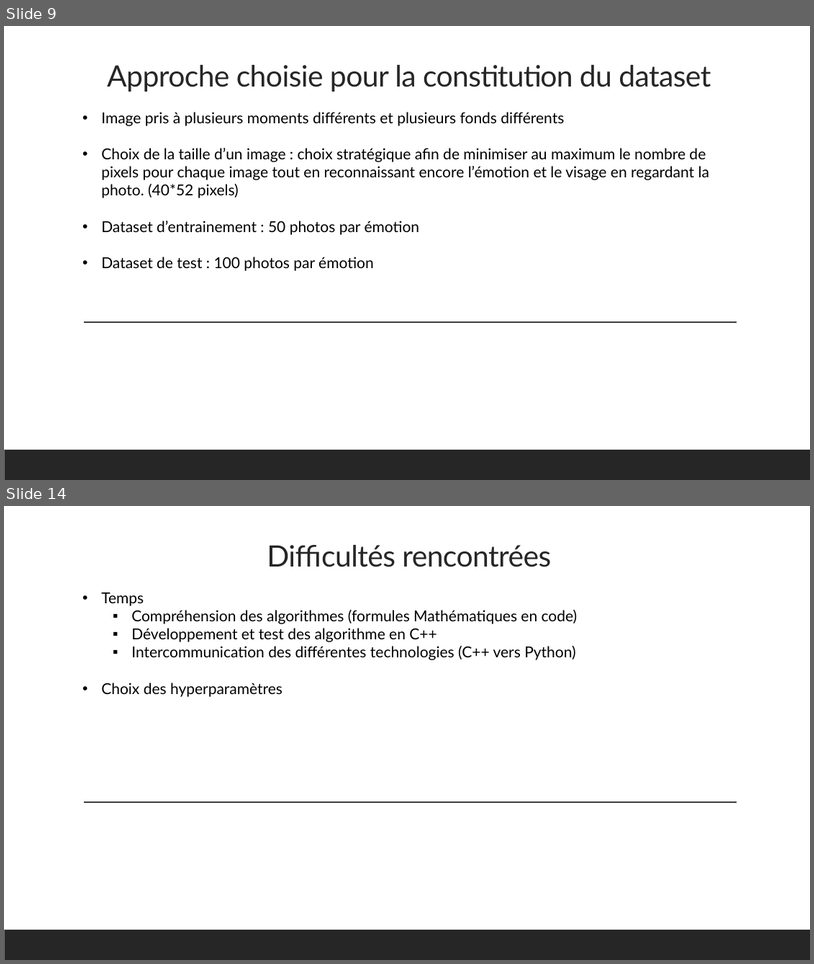
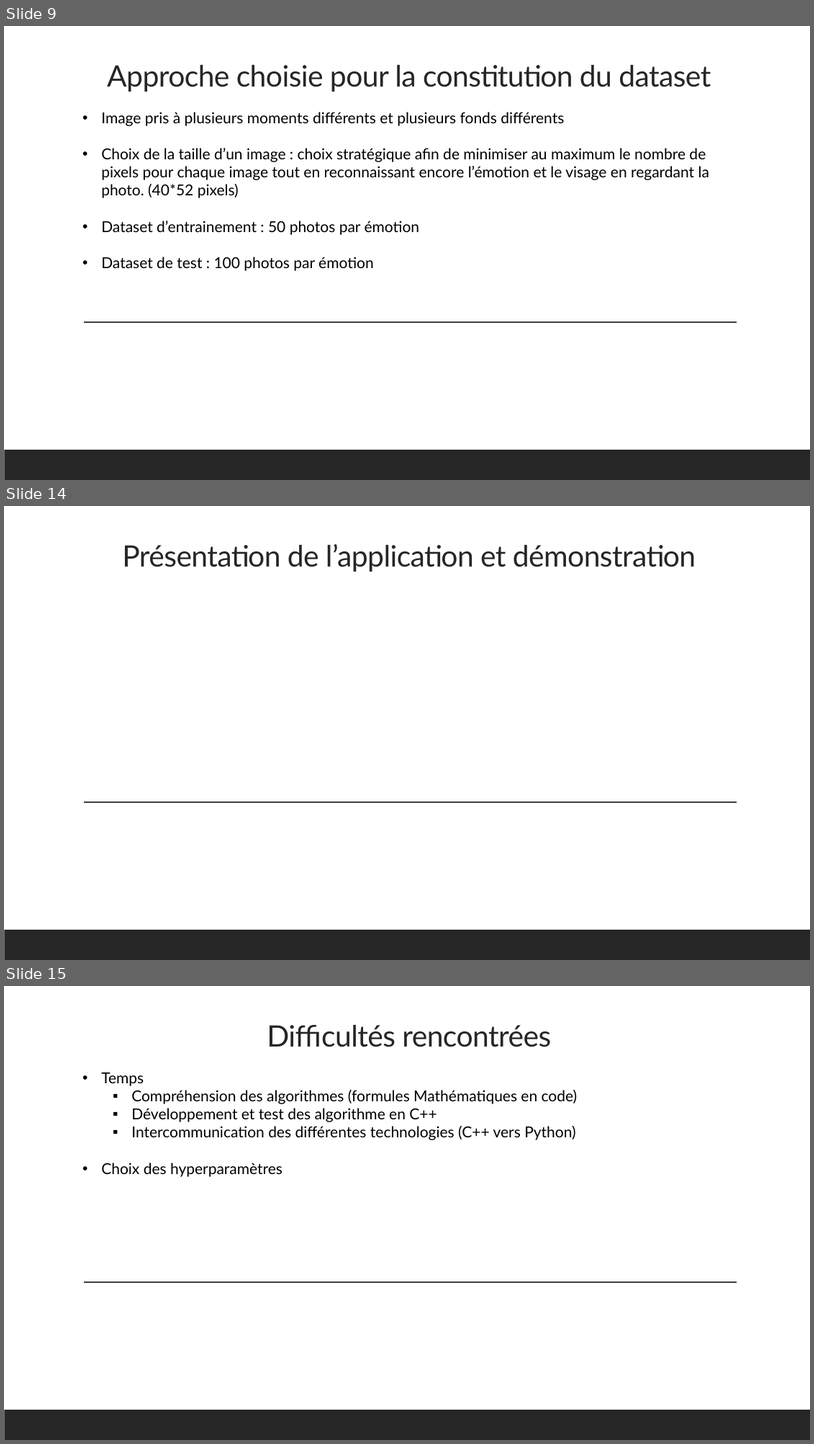
Before and after one commit to LemurdurerC/Projet_annuel, a slide deck: Docs/Slides/PA_Presentation.pptx. Shown one above the other, each under a label of ours: slides 9 and 14 before the commit, slides 9, 14 and 15 after it; the slides between them are not shown. The pictures are 814x964 and 814x1444 pixels, drawn with LibreOffice and Linux fonts; fonts in the diff are those of the drawing. Boxes give left, top, right and bottom in pixels: in the first picture for what was removed or moved away, otherwise in the second. Text is boxed around its words. In the diff, an @@ line names an element or a change of style, - is before the commit and + after.

```diff
--- a/Docs/Slides/PA_Presentation.pptx
+++ b/Docs/Slides/PA_Presentation.pptx
@@ slide 14 added at [4, 506, 810, 960], background #FFFFFF; not listed: 2 template elements that a slide beside it also shows @@
@@ title added at [122, 544, 696, 572], 35 pt, text #262626 @@
+Présentation de l’application et démonstration
@@ what was slide 14 is now slide 15 @@
```
Also in this commit, not shown: 4 slides changed.
